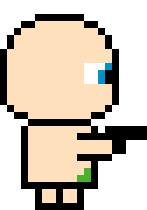
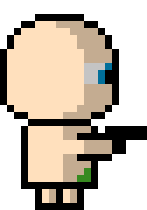
Before/after of a 147×210 layered artwork. What changed in the layer stack:
added group "Skins" with 32 layers above "Man" over 49, 21, 112, 203
added group "Shadows" with 4 layers in group "Skins" over 49, 21, 112, 203
added layer "Shadow" (1st of 2, in "Skins" › "Shadows") (23%) in group "Shadows" over 56, 21, 112, 119
added layer "Shadow" (2nd of 2, in "Skins" › "Shadows") (23%) in group "Shadows" over 63, 126, 112, 182
added layer "Shadow 1" (23%) in group "Shadows" over 49, 189, 77, 203
hid "Naked man walk", painted on it over 49, 21, 112, 203
showed "Naked man idle" over 49, 21, 112, 203
